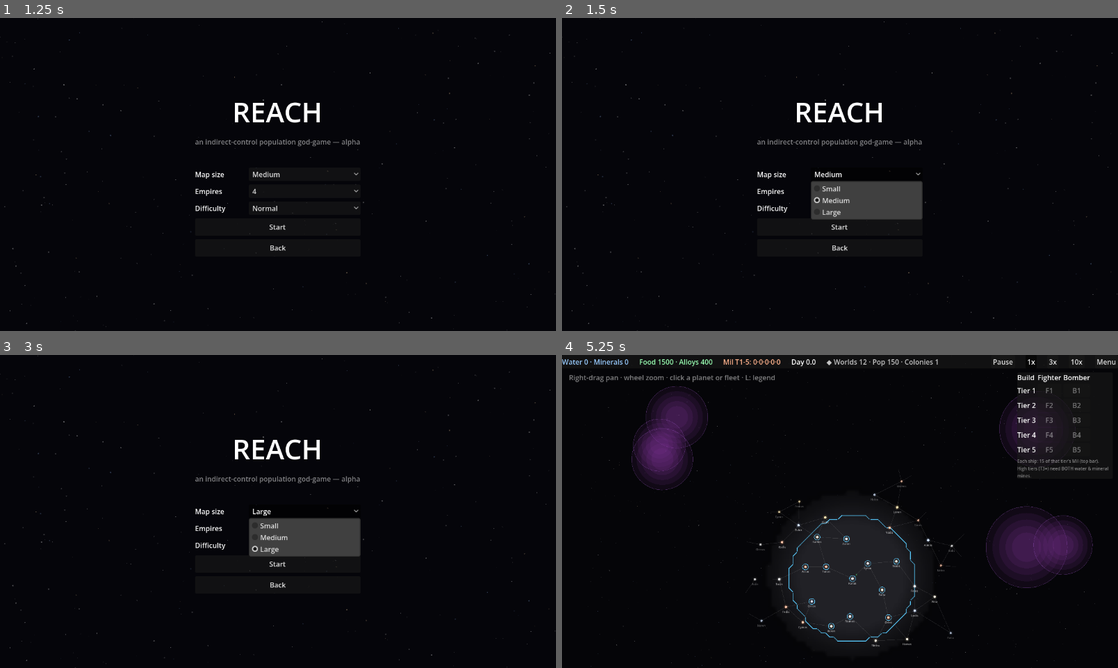
Above: before the commit, frames 1-4 (two rows, left to right).
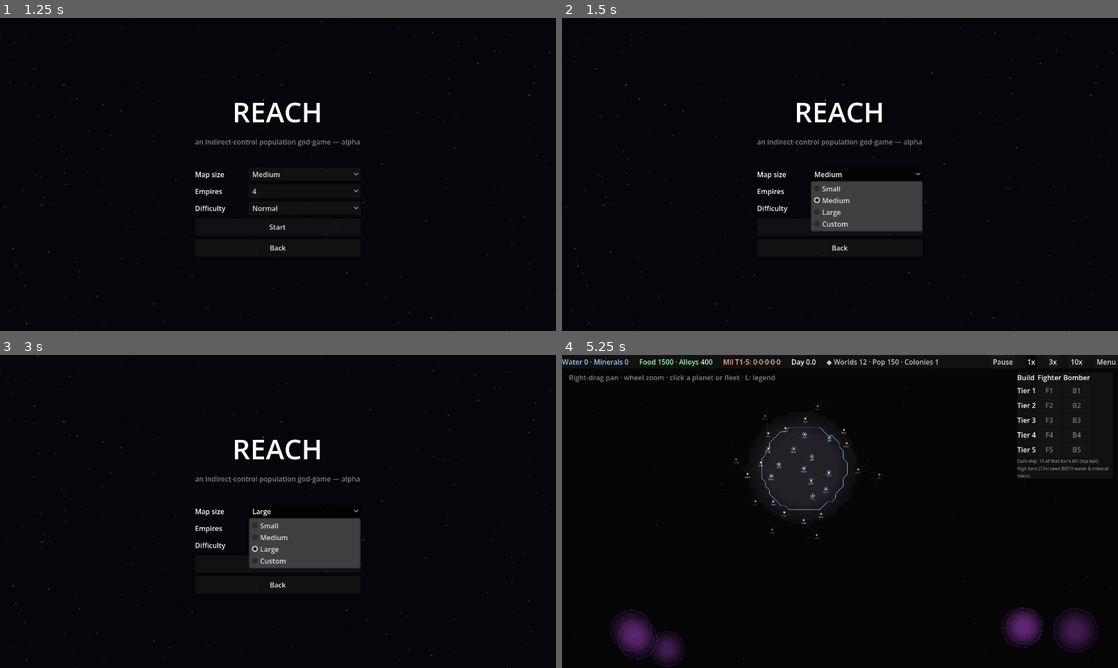
Above: after the commit, the same moments.

Repository: evyatarmitz/reach
Game: Godot game, scene res://menu/menu.tscn
The game is run twice, just before and just after one commit, with the same random seed, the same clock (stepped at 60 frames per second) and the same inputs.
Inputs:
- Up to frame 1 (1.25 s): click "New Game" at 0.5 s
- Up to frame 2 (1.5 s): click "Medium" at 1.25 s
- Up to frame 3 (3 s): click "Normal" at 2 s; click "Large" at 2.75 s
- Up to frame 4 (5.25 s): click "Normal" at 3.5 s; click "Start" at 4.25 s; click "Begin" at 5 s

Frame 1 is identical in both runs. In frame 2, 0.7% of the frame differs, in the area x 44-65%, y 64-69%; in frame 3, 0.7%; in frame 4, 18%, in the area x 2-99%, y 5-100%.

Commit message:
0.69.0 - map size: bigger Small/Med/Big presets + custom slider to 1000
Menu map-size presets are now planet counts scaled up (Small 60 / Medium 120 /
Large 250) plus a "Custom" option that reveals a slider from 20 up to 1000 planets
for anyone who wants to go nuts. _on_start passes the chosen count.

To keep those big maps affordable, the fog + border field recompute now uses an
ADAPTIVE cell size (FIELD_MAX_CELLS): never finer than the base cell, but coarsened
on large maps so the sample grid never exceeds ~150 cells/axis — bounding the
periodic recompute cost. (Per-source cost still scales with planet count, so 500+
may still spike; noted for a future spatial-partition pass.) Verified a 400-planet
map generates and runs; 139 tests pass; parse-checked.

Diff:
--- a/desktop/game/main.gd
+++ b/desktop/game/main.gd
@@ -23,6 +23,8 @@
 # for a frontier cell — drawn as a dot at the cell's own centre so each empire's
 # edge sits inside its territory and hostile seams show BOTH colours.
 const BORDER_CELL := 18.0   # coarser than 14 to cut the border-recompute spike
+const FIELD_MAX_CELLS := 150.0  # cap fog/border grid cells per axis, so the field
+                                # recompute stays affordable on very large maps
 const BORDER_REFRESH := 0.5
 const UI_REFRESH := 0.066   # HUD/panel refresh cadence (~15 Hz), decoupled from FPS
 const BORDER_EPS := 0.01     # tiny rival-claim floor so bubble-vs-empty edges draw
@@ -442,12 +444,17 @@
 	# cell explored (grey memory once it later drops out of VR).
 	var flo := _map_lo - Vector2(140, 140)
 	var fhi := _map_hi + Vector2(140, 140)
-	var fcols: int = maxi(1, int((fhi.x - flo.x) / FOG_CELL) + 1)
-	var frows: int = maxi(1, int((fhi.y - flo.y) / FOG_CELL) + 1)
+	# Adaptive cell size: never finer than FOG_CELL, but coarsen on big maps so the
+	# grid never exceeds ~FIELD_MAX_CELLS per axis — keeps the recompute affordable
+	# at large planet counts (the fog is only viewed zoomed out there anyway).
+	var fspan: float = maxf(fhi.x - flo.x, fhi.y - flo.y)
+	var fcell: float = maxf(FOG_CELL, fspan / FIELD_MAX_CELLS)
+	var fcols: int = maxi(1, int((fhi.x - flo.x) / fcell) + 1)
+	var frows: int = maxi(1, int((fhi.y - flo.y) / fcell) + 1)
 	var img := Image.create(fcols, frows, false, Image.FORMAT_RGBA8)
 	for gy in frows:
 		for gx in fcols:
-			var c := Vector2(flo.x + (gx + 0.5) * FOG_CELL, flo.y + (gy + 0.5) * FOG_CELL)
+			var c := Vector2(flo.x + (gx + 0.5) * fcell, flo.y + (gy + 0.5) * fcell)
 			var v := _vr_at(c, ids, pos, infl, reach, reach_vr, pk)
 			var key := "%d,%d" % [gx, gy]
 			if v > 0.0:
@@ -472,8 +479,11 @@
 	# interpolated CURVE, not an axis-aligned staircase.
 	var lo := _map_lo - Vector2(140, 140)
 	var hi := _map_hi + Vector2(140, 140)
-	var pcols := int((hi.x - lo.x) / BORDER_CELL) + 2   # +1 cells -> +2 corners
-	var prows := int((hi.y - lo.y) / BORDER_CELL) + 2
+	# Adaptive like the fog grid: coarsen on big maps so the corner grid stays bounded.
+	var bspan: float = maxf(hi.x - lo.x, hi.y - lo.y)
+	var bcell: float = maxf(BORDER_CELL, bspan / FIELD_MAX_CELLS)
+	var pcols := int((hi.x - lo.x) / bcell) + 2   # +1 cells -> +2 corners
+	var prows := int((hi.y - lo.y) / bcell) + 2
 	var claims: Array = []   # claims[k] = PackedFloat32Array over all corner points
 	for k in ids.size():
 		var arr := PackedFloat32Array()
@@ -481,7 +491,7 @@
 		for gy in prows:
 			for gx in pcols:
 				arr[gy * pcols + gx] = _claim_at(
-					Vector2(lo.x + gx * BORDER_CELL, lo.y + gy * BORDER_CELL),
+					Vector2(lo.x + gx * bcell, lo.y + gy * bcell),
 					pos[k], infl[k], reach[k])
 		claims.append(arr)
 
@@ -508,10 +518,10 @@
 				if ck[i_tl] <= 0.0 and ck[i_tr] <= 0.0 \
 						and ck[i_br] <= 0.0 and ck[i_bl] <= 0.0:
 					continue
-				var p_tl := Vector2(lo.x + cx * BORDER_CELL, lo.y + cy * BORDER_CELL)
-				var p_tr := p_tl + Vector2(BORDER_CELL, 0)
-				var p_br := p_tl + Vector2(BORDER_CELL, BORDER_CELL)
-				var p_bl := p_tl + Vector2(0, BORDER_CELL)
+				var p_tl := Vector2(lo.x + cx * bcell, lo.y + cy * bcell)
+				var p_tr := p_tl + Vector2(bcell, 0)
+				var p_br := p_tl + Vector2(bcell, bcell)
+				var p_bl := p_tl + Vector2(0, bcell)
 				# Subtract a small floor from the rival claim so an empire's edge
 				# against EMPTY space (both claims ~0) still crosses zero and draws
 				# a contour — otherwise a lone/uncontested bubble showed no curve.
--- a/desktop/menu/menu.gd
+++ b/desktop/menu/menu.gd
@@ -4,13 +4,17 @@
 # save exists), Quit. Sets Session.config / Session.load_path, then loads the game.
 
 const SAVE_PATH := "user://reach_save.json"
-const SIZES := [["Small", 30], ["Medium", 50], ["Large", 80]]
+# Planet counts (one planet per node now). -1 = use the custom slider.
+const SIZES := [["Small", 60], ["Medium", 120], ["Large", 250], ["Custom", -1]]
 const EMPIRES := [2, 3, 4, 5, 6]
 const DIFFS := [["Easy", 0.6], ["Normal", 1.0], ["Hard", 1.5]]
 
 var _main_box: VBoxContainer
 var _settings_box: VBoxContainer
 var _size_opt: OptionButton
+var _size_slider: HSlider
+var _size_slider_row: HBoxContainer
+var _size_val_label: Label
 var _empire_opt: OptionButton
 var _diff_opt: OptionButton
 var _stars: Array = []   # backdrop starfield [pos, radius, Color]
@@ -91,6 +95,28 @@
 	_settings_box.visible = false
 	col.add_child(_settings_box)
 	_size_opt = _labeled_option("Map size", SIZES.map(func(s): return s[0]), 1)
+	_size_opt.item_selected.connect(_on_size_changed)
+	# Custom-size slider (planets), revealed when "Custom" is picked — up to 1000.
+	_size_slider_row = HBoxContainer.new()
+	var slabel := Label.new()
+	slabel.text = "Planets"
+	slabel.custom_minimum_size = Vector2(120, 0)
+	_size_slider_row.add_child(slabel)
+	_size_slider = HSlider.new()
+	_size_slider.min_value = 20
+	_size_slider.max_value = 1000
+	_size_slider.step = 10
+	_size_slider.value = 300
+	_size_slider.size_flags_horizontal = Control.SIZE_EXPAND_FILL
+	_size_slider_row.add_child(_size_slider)
+	_size_val_label = Label.new()
+	_size_val_label.text = "300"
+	_size_val_label.custom_minimum_size = Vector2(44, 0)
+	_size_slider.value_changed.connect(func(v: float) -> void:
+		_size_val_label.text = str(int(v)))
+	_size_slider_row.add_child(_size_val_label)
+	_size_slider_row.visible = false
+	_settings_box.add_child(_size_slider_row)
 	_empire_opt = _labeled_option("Empires", EMPIRES.map(func(n): return str(n)), 2)
 	_diff_opt = _labeled_option("Difficulty", DIFFS.map(func(d): return d[0]), 1)
 	var start := _big_button("Start")
@@ -142,10 +168,17 @@
 	_settings_box.visible = true
 
 
+func _on_size_changed(idx: int) -> void:
+	_size_slider_row.visible = SIZES[idx][1] == -1   # show the slider for "Custom"
+
+
 func _on_start() -> void:
 	Session.load_path = ""
+	var count: int = SIZES[_size_opt.selected][1]
+	if count == -1:
+		count = int(_size_slider.value)
 	Session.config = {
-		"system_count": SIZES[_size_opt.selected][1],
+		"system_count": count,
 		"empire_count": EMPIRES[_empire_opt.selected],
 		"ai_efficiency": DIFFS[_diff_opt.selected][1],
 		"seed": randi(),
